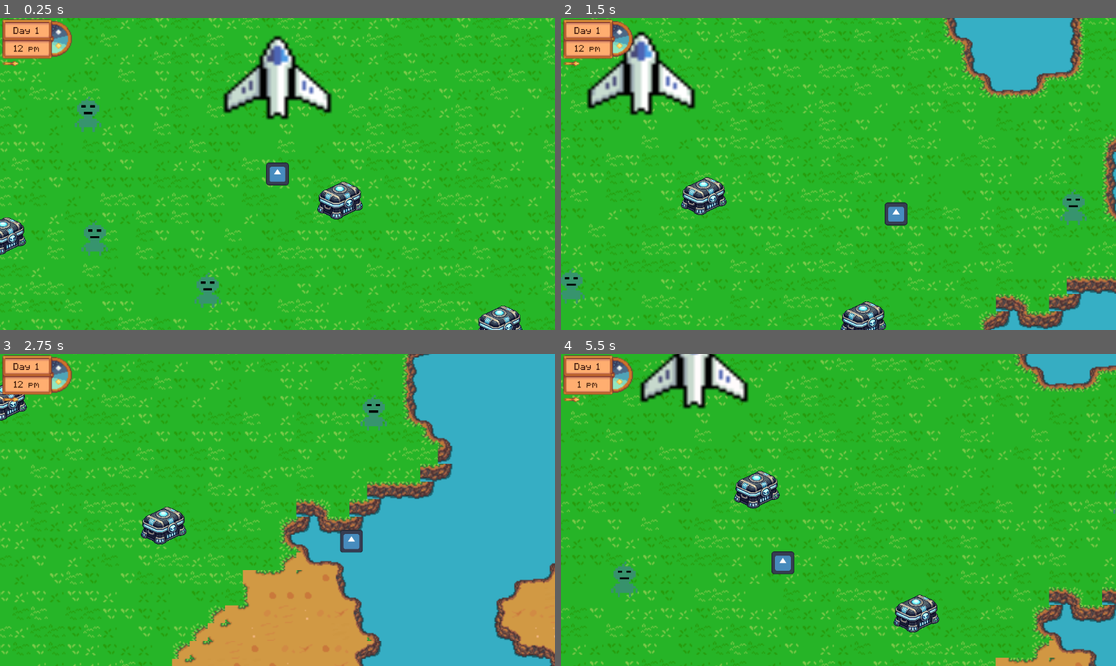
Above: before the commit, frames 1-4 (two rows, left to right).
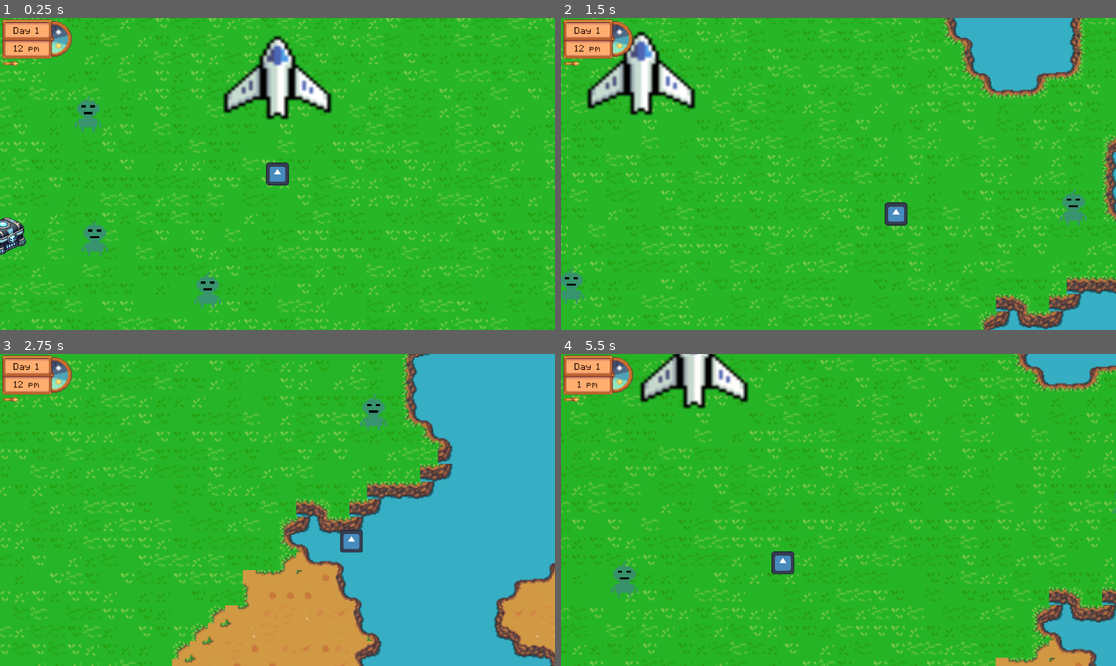
Above: after the commit, the same moments.

Repository: Theodenlll7/Orbital-deployment
Game: Godot game, scene res://World/world.tscn
Same seed, same stepped clock (60 frames per second), same inputs: the game is played once before the commit and once after it. The engine's default icon, where the game draws it, is replaced by a stand-in: a white triangle on a blue panel in a dark square.
Inputs (mouse positions are in pixels of both pictures, inside the frame that each line leads up to):
- Up to frame 1 (0.25 s): no input
- Up to frame 2 (1.5 s): tap Enter at 0.5 s; move the mouse to (960, 158) at 0.52 s; hold D (move_right) 0.53-1.28 s; tap Shift (dodge) at 0.6 s; move the mouse to (727, 189) at 1.27 s; hold S (move_down) from 1.28 s (still down); tap E (interact) at 1.35 s
- Up to frame 3 (2.75 s): move the mouse to (333, 441) at 2.02 s; release S (move_down) at 2.03 s; press the mouse at (333, 441) at 2.03 s; hold D (move_right) from 2.03 s (still down)
- Up to frame 4 (5.5 s): move the mouse to (810, 572) at 2.77 s; release D (move_right) at 2.78 s; release the mouse at (810, 572) at 2.78 s; hold W (move_up) 2.78-3.53 s; tap Shift (dodge) at 2.85, 5.1 s; move the mouse to (1005, 556) at 3.52 s; hold E (interact) 3.53-4.28 s; hold A (move_left) 3.53-5.03 s; move the mouse to (672, 463) at 4.27 s; click (672, 463) at 4.35 s; move the mouse to (866, 510) at 5.02 s; hold S (move_down) from 5.03 s (still down)

The runs differ from the first frame. In frame 1, 1.2% of the frame differs, in the area x 57-95%, y 52-100%; in frame 2, 1.3%; in frame 3, 1.0%; in frame 4, 1.4%, in the area x 31-69%, y 37-90%.

Commit message:
added pod locations

Diff:
--- a/MapGeneration/Map_functions/GenerateMapVariables.gd
+++ b/MapGeneration/Map_functions/GenerateMapVariables.gd
@@ -15,7 +15,7 @@
 
 
 #Variables for spawning
-var max_chest_count = 50
+var max_chest_count = 10
 var chests = []
 
 #Information_Arrays
@@ -35,6 +35,11 @@
 var random_tree_cells=[]
 var dungeon_cells = []
 
+var pod_positions = []
+@export var numberOfPods = 3
+@export var podDistanceBetween = 30
+
+
 #Cell info
 var cell_size = Vector2(16, 16)
 
@@ -54,6 +59,7 @@
 	noise.seed = randi()
 	altitude.frequency = 0.01
 	generate_cells()
+	Get_pod_locations()
 
 func generate_cells():
 	for x in range(width):
@@ -127,13 +133,39 @@
 		return true
 	return false
 
+func Get_pod_locations():
+	var podCount = 0
+	var attempts = 0
+
+	while podCount < numberOfPods and attempts < 1000:
+		attempts +=1
+		var rand_index = randi() % ground_cells.size()
+		var pod_location = ground_cells[rand_index]
+		var can_place = true
+
+		for existing_pods in pod_positions:
+			if Vector2(pod_location).distance_to(Vector2(existing_pods))<podDistanceBetween:
+				can_place = false
+				break
+		for pos in dont_place_here:
+			if pod_location == pos:
+				can_place = false
+				break
+		if can_place:
+			pod_positions.append(pod_location)
+			podCount+=1
+
+		print(pod_positions)
+
+	print("after spawn ", chests.size(), "chests:")
 func spawn_chests():
 	if len(chests) >=max_chest_count:
 		return
-	print("called spawn_chest, with ", chests.size(), "chests:")
+
 	var chest_distance = 5
 	var chest_count = chests.size()
 	var attempts = 0
+
 
 	while chest_count < max_chest_count and attempts < 1000:
 		attempts += 1
